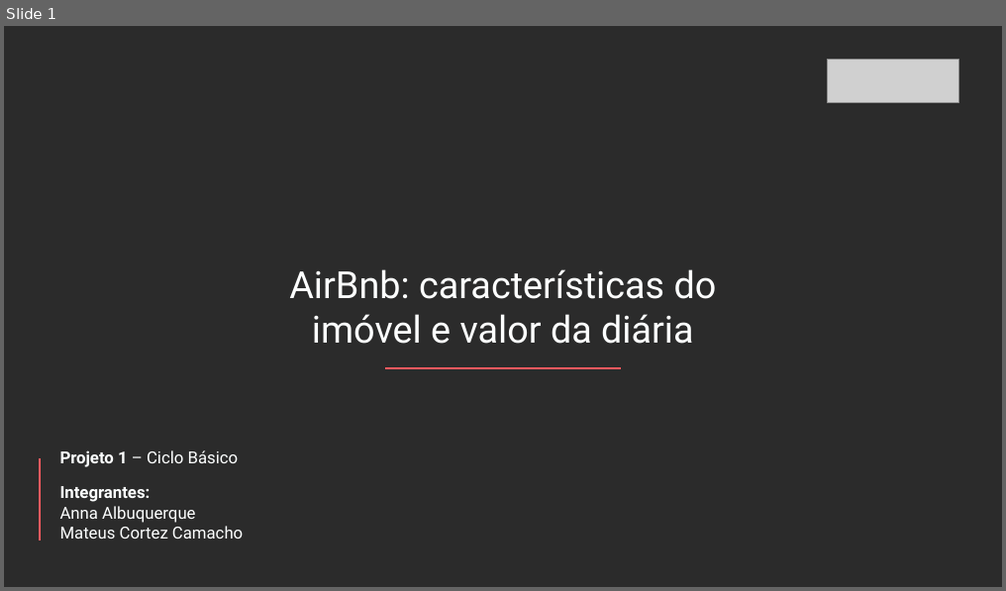
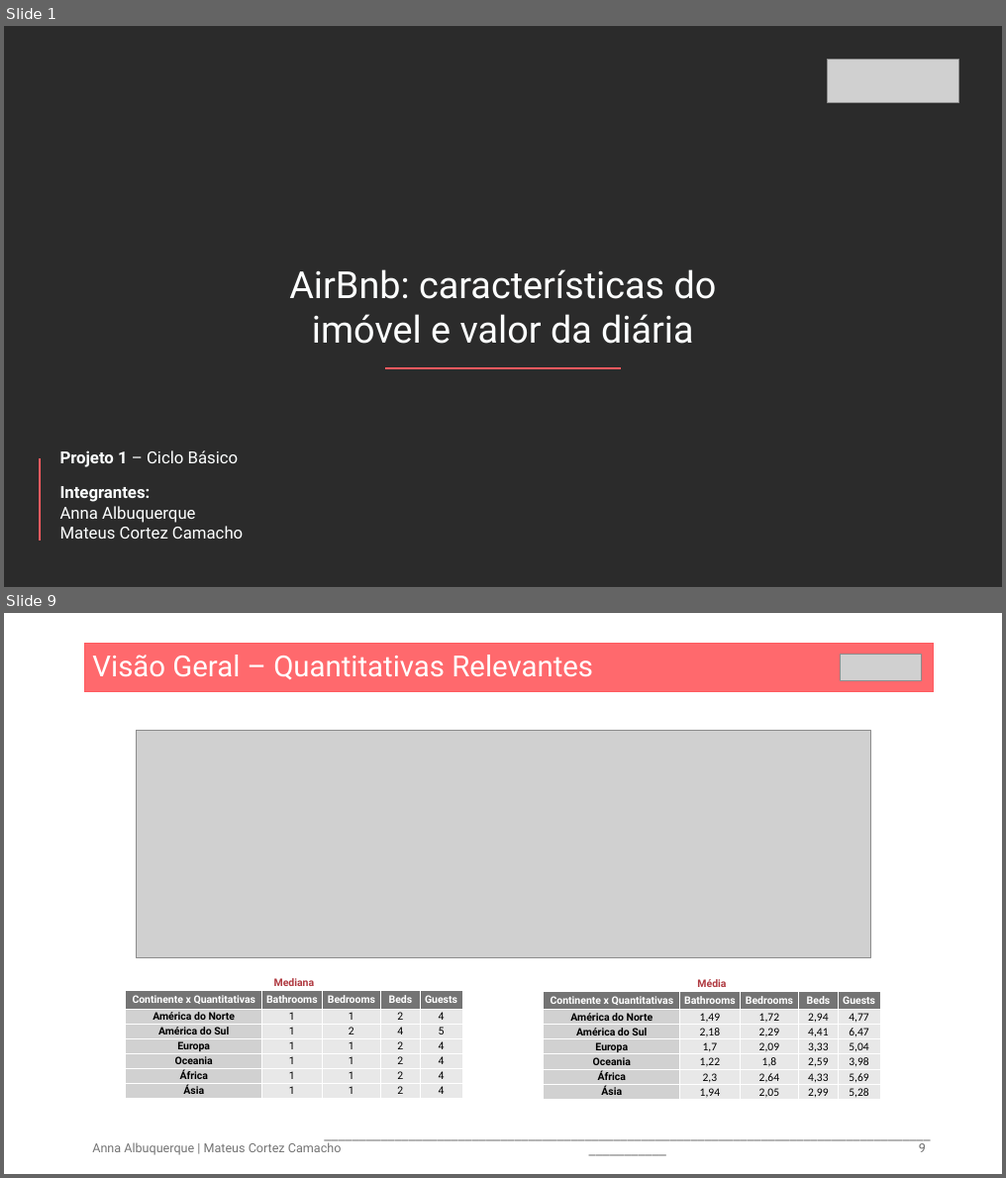
Before and after one commit to Matex0406/Projeto_1_CB, a slide deck: Seminario 1 - Insper Data - Analise AirBnb - Versão 2.pptx. Shown one above the other, each under a label of ours: slide 1 before the commit, slides 1 and 9 after it; the slides between them are not shown. The pictures are 1006x591 and 1006x1178 pixels, drawn with LibreOffice and Linux fonts; fonts in the diff are those of the drawing; grey boxes stand for pictures; background and template pictures are left out; a plain dark background stands for a picture behind light text. Boxes give left, top, right and bottom in pixels: in the first picture for what was removed or moved away, otherwise in the second. Text is boxed around its words. In the diff, an @@ line names an element or a change of style, - is before the commit and + after.

```diff
--- a/Seminario 1 - Insper Data - Analise AirBnb - Versão 2.pptx
+++ b/Seminario 1 - Insper Data - Analise AirBnb - Versão 2.pptx
@@ slide 9 added at (x1=4, y1=613, x2=1002, y2=1174), background #FFFFFF @@
@@ rectangle added at (x1=85, y1=643, x2=933, y2=692), fill #FF696D, outline #FF5A5F 0.75 pt, 28 pt, text #FFFFFF @@
+Visão Geral – Quantitativas Relevantes
@@ picture added at (x1=841, y1=655, x2=921, y2=681) @@
@@ picture added at (x1=136, y1=731, x2=870, y2=959) @@
@@ table added at (x1=126, y1=976, x2=463, y2=1099), 8 rows, 5 columns @@
+Mediana |  |  |  | 
+Continente x Quantitativas | Bathrooms | Bedrooms | Beds | Guests
+América do Norte | 1 | 1 | 2 | 4
+América do Sul | 1 | 2 | 4 | 5
+Europa | 1 | 1 | 2 | 4
+Oceania | 1 | 1 | 2 | 4
+África | 1 | 1 | 2 | 4
+Ásia | 1 | 1 | 2 | 4
@@ table added at (x1=544, y1=976, x2=880, y2=1102), 8 rows, 5 columns @@
+Média |  |  |  | 
+Continente x Quantitativas | Bathrooms | Bedrooms | Beds | Guests
+América do Norte | 1,49 | 1,72 | 2,94 | 4,77
+América do Sul | 2,18 | 2,29 | 4,41 | 6,47
+Europa | 1,7 | 2,09 | 3,33 | 5,04
+Oceania | 1,22 | 1,8 | 2,59 | 3,98
+África | 2,3 | 2,64 | 4,33 | 5,69
+Ásia | 1,94 | 2,05 | 2,99 | 5,28
@@ text added at (x1=92, y1=1141, x2=342, y2=1156), 12 pt, text #747474 @@
+Anna Albuquerque | Mateus Cortez Camacho
@@ text added at (x1=313, y1=1124, x2=943, y2=1161), 12 pt, text #797979 @@
+_________________________________________________________________________________________________
@@ page number added at (x1=919, y1=1144, x2=926, y2=1153), 12 pt, text #797979 @@
+9
```
Also in this commit, not shown: 11 slides changed, 1 other slide added, 4 slides removed, 2 other files.
